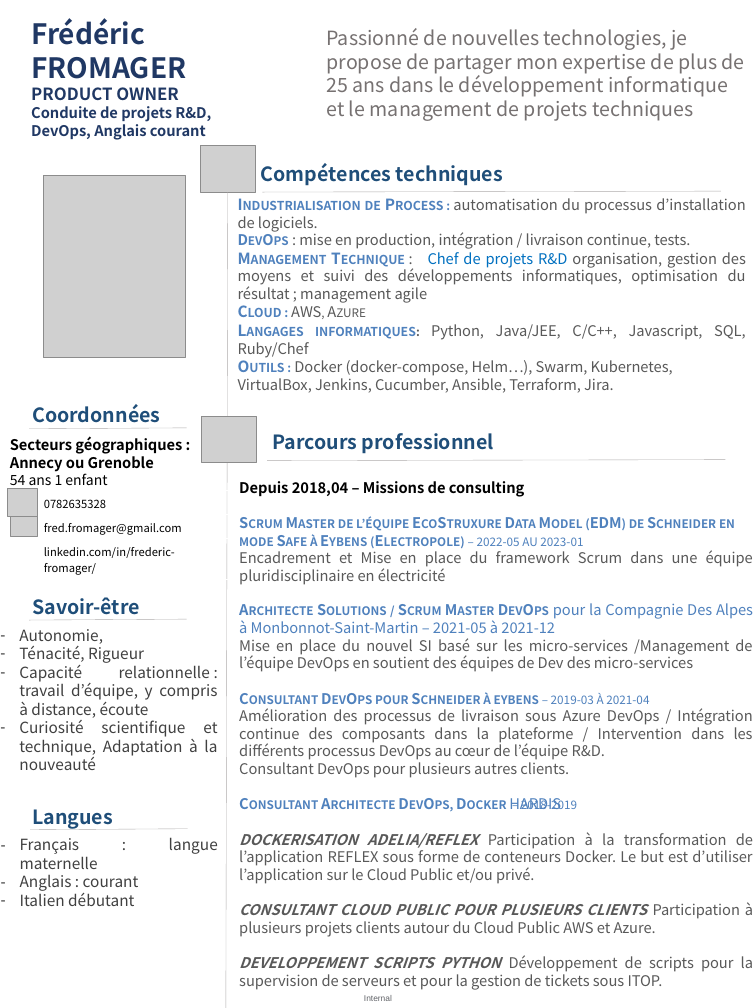
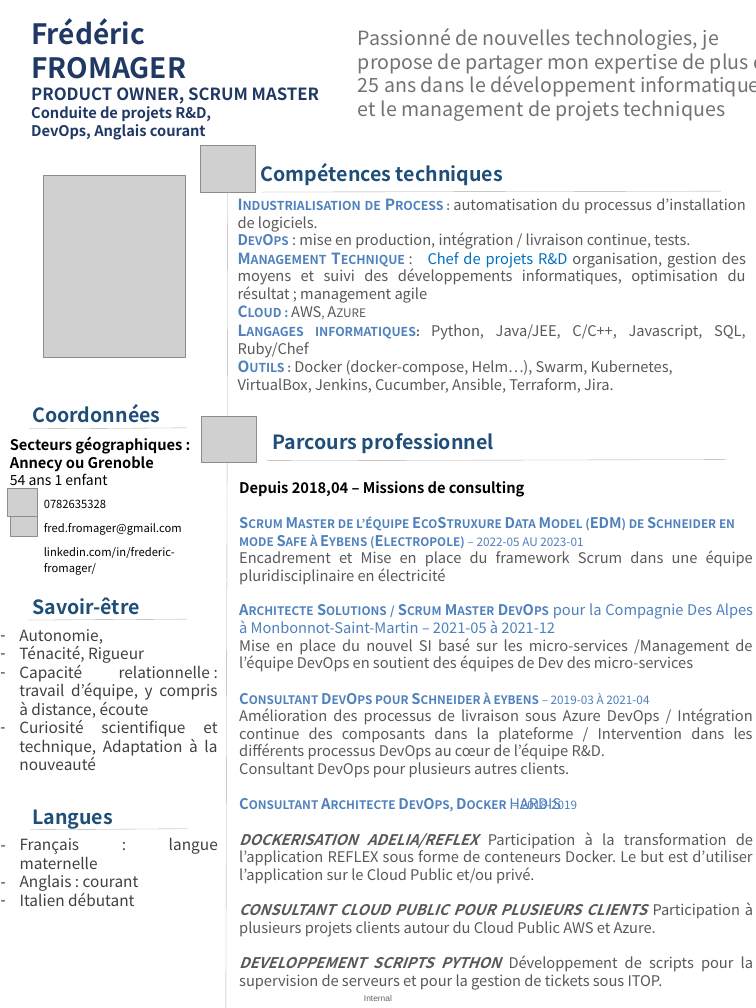
Before and after one commit to Solifred38/cv, a slide deck: slide 1 of CV_FFROMAGER.pptx. Drawn at 756x1008 pixels with LibreOffice and Linux fonts; fonts in the diff are those of the drawing; grey boxes stand for pictures; background and template pictures are left out. Boxes give left, top, right and bottom in pixels: in the first picture for what was removed or moved away, otherwise in the second. Text is boxed around its words. In the diff, an @@ line names an element or a change of style, - is before the commit and + after.

```diff
--- a/CV_FFROMAGER.pptx
+++ b/CV_FFROMAGER.pptx
@@ text "Passionné de nouvelles technologies, je ..." rewrapped from box(326, 28, 745, 121) to box(358, 28, 756, 121) @@
@@ text at box(31, 87, 319, 104): text changed @@
-PRODUCT OWNER
+PRODUCT OWNER, SCRUM MASTER
```
Also in this commit, not shown: 1 other file.
